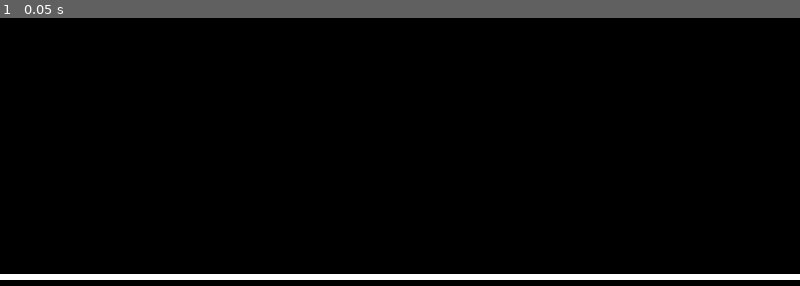
Above: before the commit, frame 1.
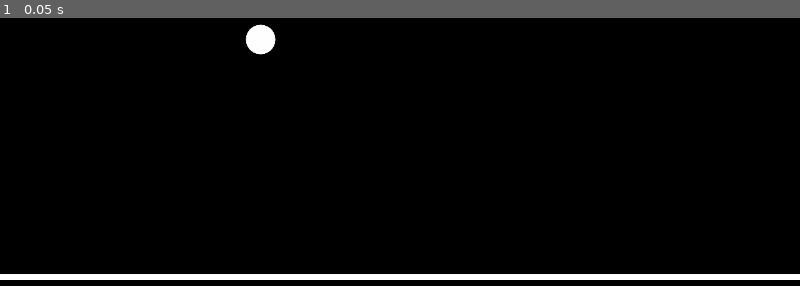
Above: after the commit, the same moment.

Repository: Marcus5408/wavform
Game: Godot game, scene res://main.tscn
Two runs of this game, one before a commit and one after it. Both use one fixed random seed, a clock stepped at 60 frames per second and the inputs below.
Inputs:
- Up to frame 1 (0.05 s): no input

The runs differ from the first frame. In frame 1, 0.3% of the frame differs, in the area x 30-35%, y 2-14%.

Commit message:
feat: add player sprite (nonfunctional)

Diff:
--- a/main.tscn
+++ b/main.tscn
@@ -1,6 +1,10 @@
-[gd_scene load_steps=2 format=3 uid="uid://c13rwup3rkm30"]
+[gd_scene load_steps=4 format=3 uid="uid://c13rwup3rkm30"]
 
 [ext_resource type="Script" uid="uid://ce34fbd0nkqq7" path="res://main.gd" id="1_ig7tw"]
+[ext_resource type="Texture2D" uid="uid://dx4nfuesh7bl7" path="res://player.png" id="2_0xm2m"]
+
+[sub_resource type="CircleShape2D" id="CircleShape2D_h2yge"]
+radius = 185.559
 
 [node name="Node2D" type="Node2D"]
 script = ExtResource("1_ig7tw")
@@ -13,3 +17,13 @@
 [node name="Line2D" type="Line2D" parent="."]
 
 [node name="AudioStreamPlayer" type="AudioStreamPlayer" parent="."]
+
+[node name="Sprite2D" type="Sprite2D" parent="."]
+position = Vector2(417, 180)
+scale = Vector2(0.125, 0.125)
+texture = ExtResource("2_0xm2m")
+
+[node name="RigidBody2D" type="RigidBody2D" parent="Sprite2D"]
+
+[node name="CollisionShape2D" type="CollisionShape2D" parent="Sprite2D/RigidBody2D"]
+shape = SubResource("CircleShape2D_h2yge")
Binary file added: player.png
Not shown, added: player.png.import
Not shown, added: .DS_Store
Not shown, added: images/.DS_Store
Not shown, added: player.png~
